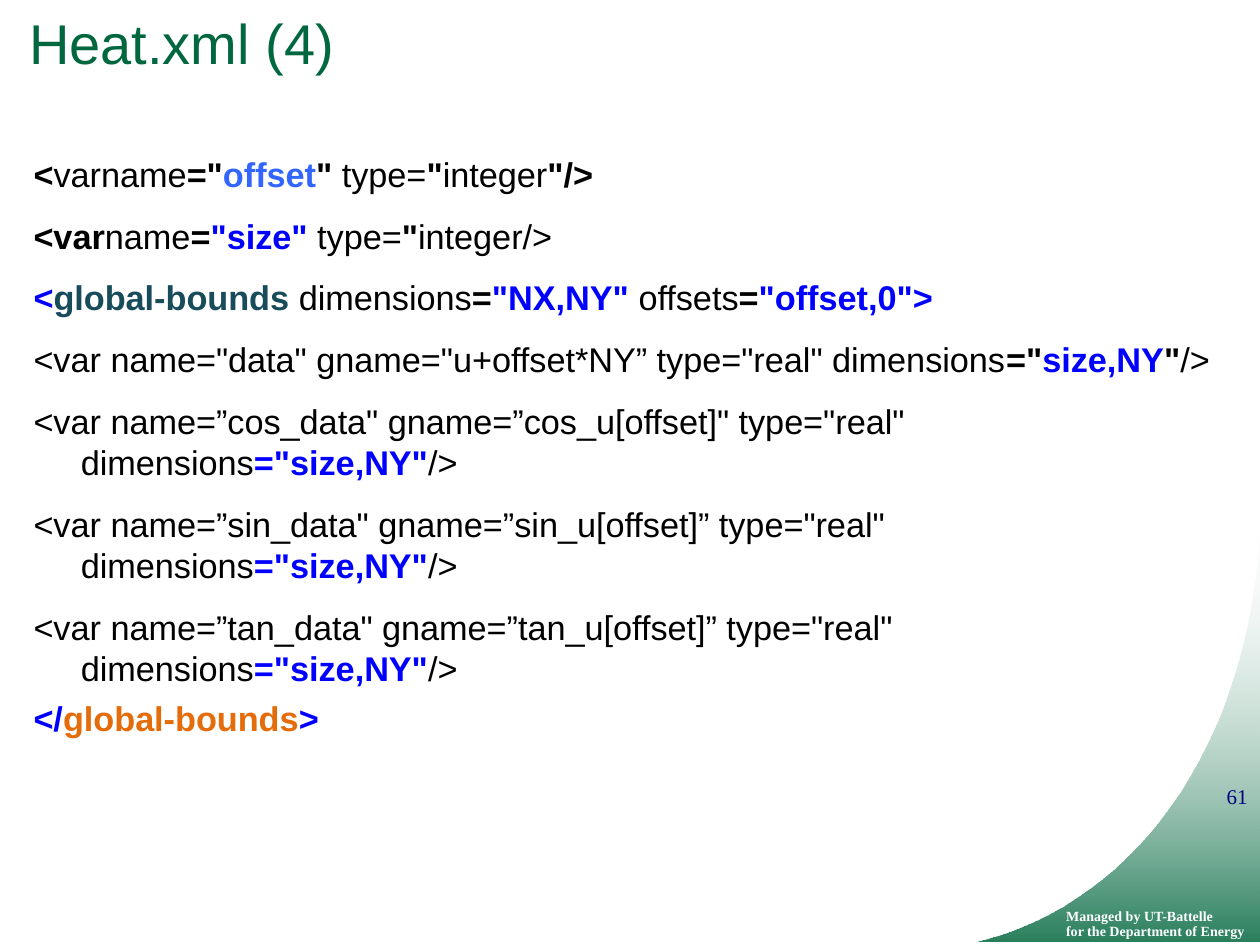
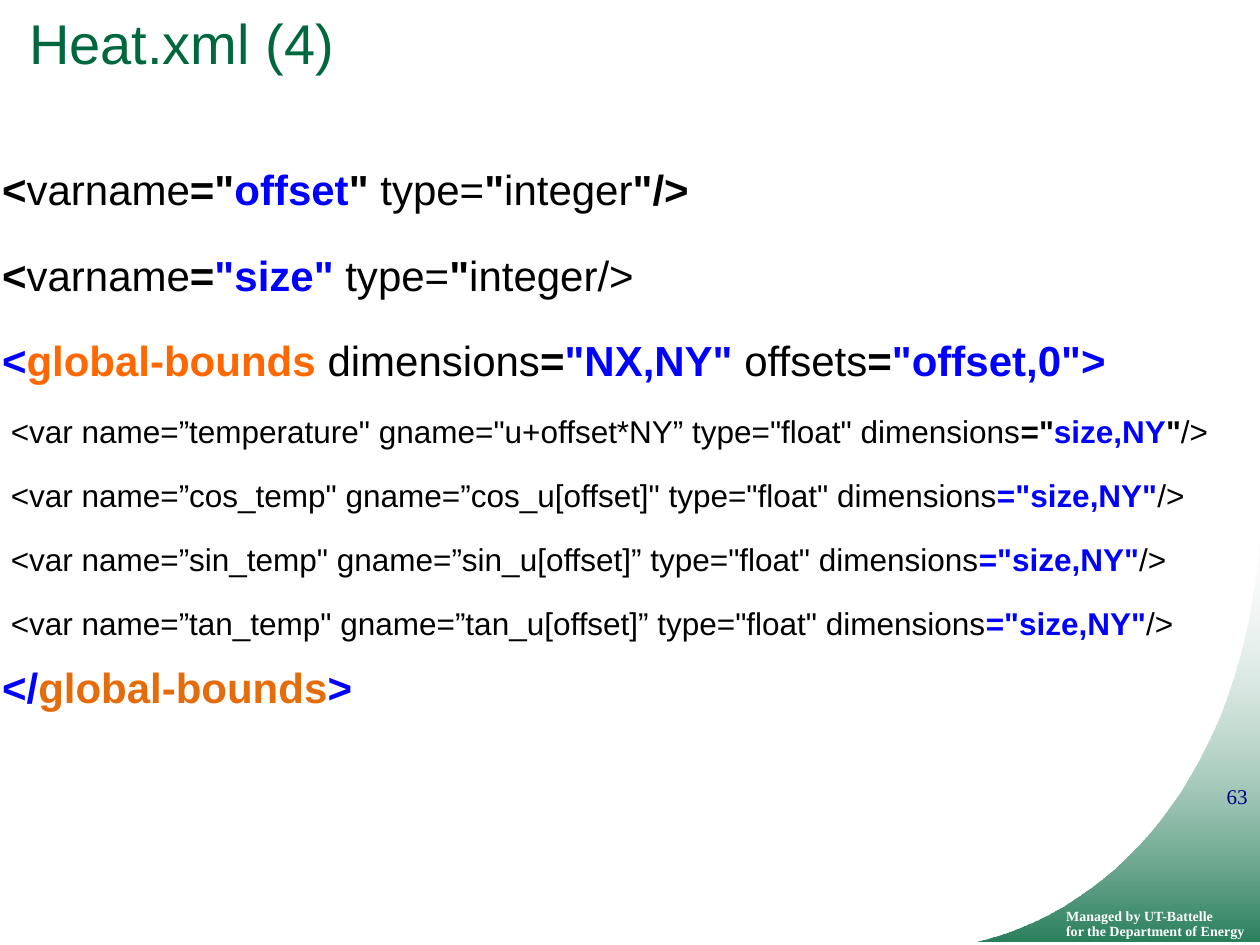
Before and after one commit to ornladios/ADIOS, a slide deck: slide 63 of tutorial/adios_api_scidac_tutorial.pptx (slide 61 before the commit). Drawn at 1260x945 pixels with LibreOffice and Linux fonts; fonts in the diff are those of the drawing; background and template pictures are left out. Boxes give left, top, right and bottom in pixels: in the first picture for what was removed or moved away, otherwise in the second. Text is boxed around its words. In the diff, an @@ line names an element or a change of style, - is before the commit and + after.

```diff
--- a/tutorial/adios_api_scidac_tutorial.pptx
+++ b/tutorial/adios_api_scidac_tutorial.pptx
@@ text "<varname="offset" type="integer"/>": place and size @@
-text "<varname="offset" type="integer"/>" at (34,162,1210,738)
+text "<varname="offset" type="integer"/>" at (2,174,1208,712)
@@ text at (2,174,1105,712): size 19.6 to 24 pt in "<varname="offset" type="integer"/>", "<varname="size" type="integer/>", "<global-bounds dimensions="NX,NY" offsets="offset,0">", "</global-bounds>"; text colour #3366FF to #0000FF in "<varname="offset""; bold off in "<varname="size""; text colour #194C5B to #FF6800 in "<global-bounds"; line spacing 1 to 1.2; more space between paragraphs; line spacing 0.7 to 0.9 @@
@@ text at (11,420,1208,641): text changed; size 19.6 to 18 pt @@
-<var name="data" gname="u+offset*NY” type="real" dimensions="size,NY"/>
-<var name=”cos_data" gname=”cos_u[offset]" type="real" dimensions="size,NY"/>
-<var name=”sin_data" gname=”sin_u[offset]” type="real" dimensions="size,NY"/>
-<var name=”tan_data" gname=”tan_u[offset]” type="real" dimensions="size,NY"/>
+<var name=”temperature" gname="u+offset*NY” type="float" dimensions="size,NY"/>
+<var name=”cos_temp" gname=”cos_u[offset]" type="float" dimensions="size,NY"/>
+<var name=”sin_temp" gname=”sin_u[offset]” type="float" dimensions="size,NY"/>
+<var name=”tan_temp" gname=”tan_u[offset]” type="float" dimensions="size,NY"/>
@@ page number at (1227,790,1248,804): text changed @@
-61
+63
```
Also in this commit, not shown: 28 other slides changed, 17 slides added, 5 slides removed.
